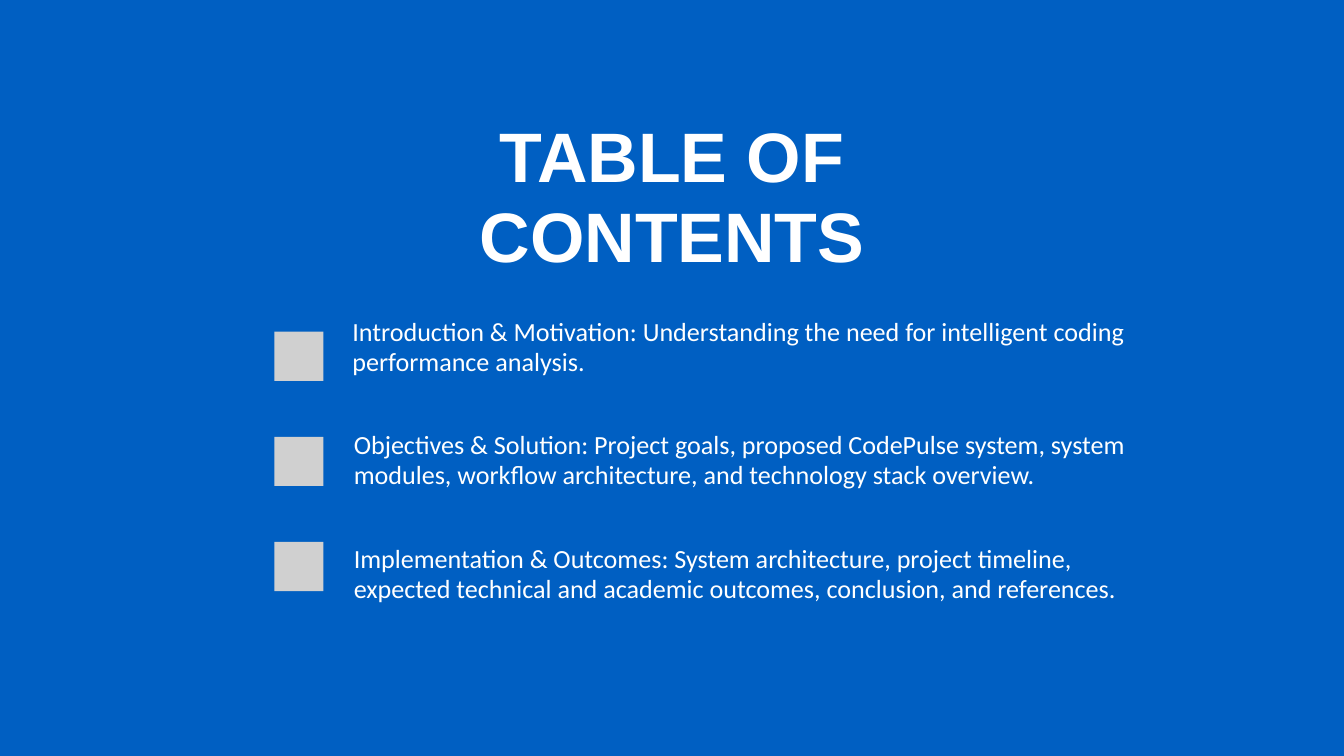
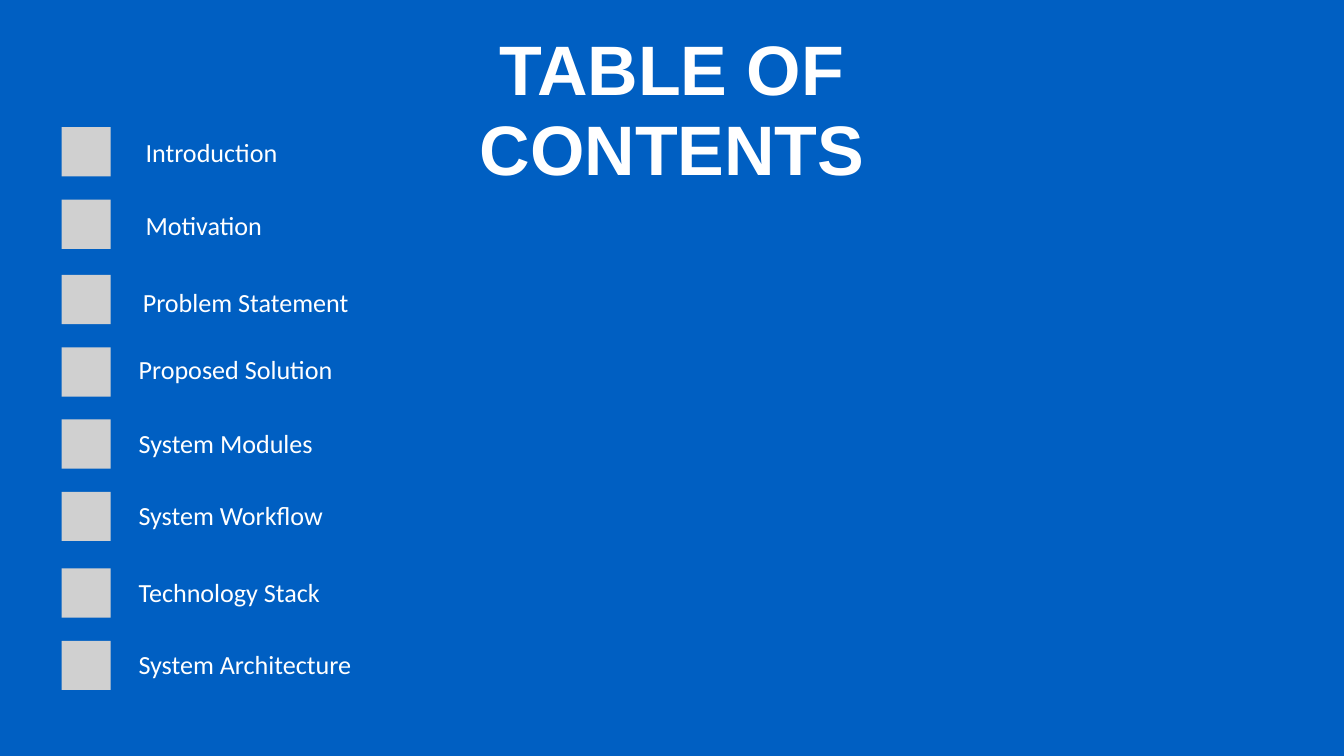
Before and after one commit to Badhon1401/SPL-3, a slide deck: slide 2 of codepulse-documentation/CodePulse.pptx. Drawn at 1344x756 pixels with LibreOffice and Linux fonts; fonts in the diff are those of the drawing; grey boxes stand for pictures. Boxes give left, top, right and bottom in pixels: in the first picture for what was removed or moved away, otherwise in the second. Text is boxed around its words. In the diff, an @@ line names an element or a change of style, - is before the commit and + after.

```diff
--- a/codepulse-documentation/CodePulse.pptx
+++ b/codepulse-documentation/CodePulse.pptx
@@ text "TABLE OF CONTENTS": place and size @@
-text "TABLE OF CONTENTS" at (480,133,865,263)
+text "TABLE OF CONTENTS" at (480,46,865,176)
@@ picture: place and size @@
-picture at (274,331,323,380)
+picture at (62,127,111,176)
@@ text at (146,144,278,162): text changed @@
-Introduction & Motivation: Understanding the need for intelligent coding performance analysis.
+Introduction
@@ picture added at (62,200,111,249) @@
@@ text added at (146,217,262,235), 28 pt, text #FFFFFF @@
+Motivation
@@ picture added at (62,275,111,324) @@
@@ text added at (143,294,348,313), 28 pt, text #FFFFFF @@
+Problem Statement
@@ picture added at (62,347,111,396) @@
@@ text added at (139,361,332,384), 28 pt, text #FFFFFF @@
+Proposed Solution
@@ picture: place and size @@
-picture at (274,437,323,486)
+picture at (62,419,111,468)
@@ text added at (139,435,313,458), 28 pt, text #FFFFFF @@
+System Modules
@@ text removed at (354,436,1125,489) @@
-Objectives & Solution: Project goals, proposed CodePulse system, system modules, workflow architecture, and technology stack overview.
@@ picture added at (62,492,111,541) @@
@@ text added at (139,507,323,530), 28 pt, text #FFFFFF @@
+System Workflow
@@ picture: place and size @@
-picture at (274,542,323,591)
+picture at (62,569,111,618)
@@ text removed at (354,550,1115,603) @@
-Implementation & Outcomes: System architecture, project timeline, expected technical and academic outcomes, conclusion, and references.
@@ text added at (139,584,320,607), 28 pt, text #FFFFFF @@
+Technology Stack
@@ picture added at (62,641,111,690) @@
@@ text added at (139,656,351,679), 28 pt, text #FFFFFF @@
+System Architecture
```
Also in this commit, not shown: 8 other slides changed, 1 slide added, 8 slides removed.
